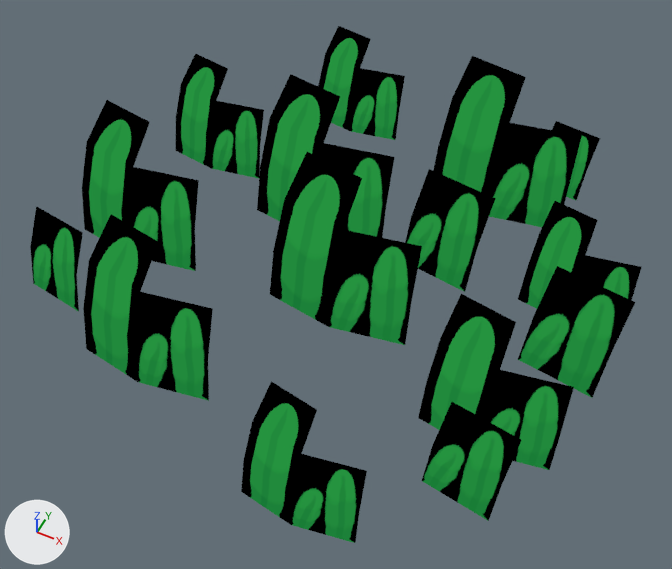
What one commit did to the glTF model models/level/spring/grass/grass_1.gltf.
Camera for both pictures: a camera (50 mm lens) standing at (0.84, -1.651, 2.005) and looking at (0.066, -0.104, 0.071). Every picture has the same lights, and +X, +Y and +Z are marked at lower left.

The first picture shows 'Grass1Mesh'.
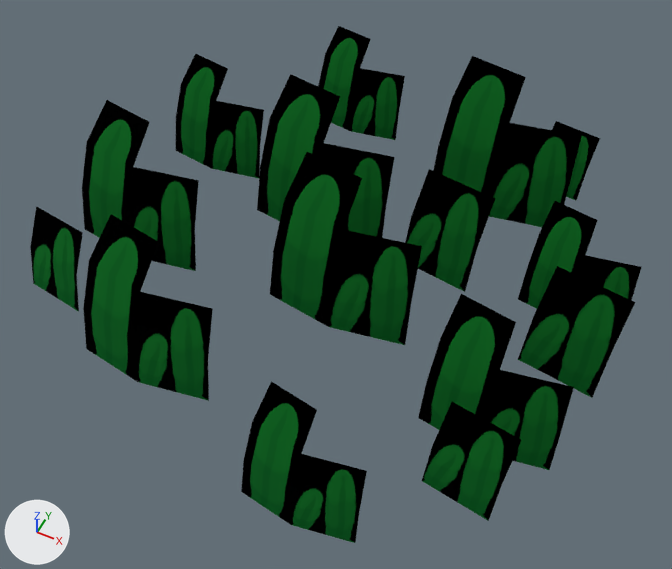
Pixel boxes (x1, y1, x2, y2) of what changed, in the pictures (672 x 569 px):
'Grass1Mesh', recoloured
    both: (31, 35, 633, 543)

Edits to the bpy script that builds the scene:
```text
Change mat_grass:
    remove # nodes: BsdfTransparent, Emission, LightPath, MixShader, OutputMaterial, TexImage
    nodes: BsdfPrincipled, OutputMaterial, TexImage
```
